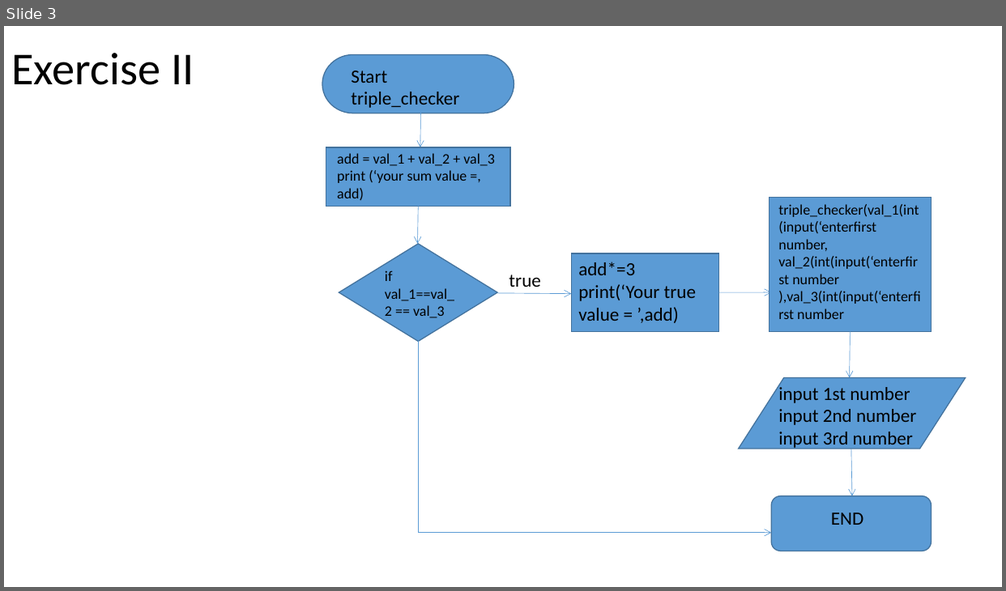
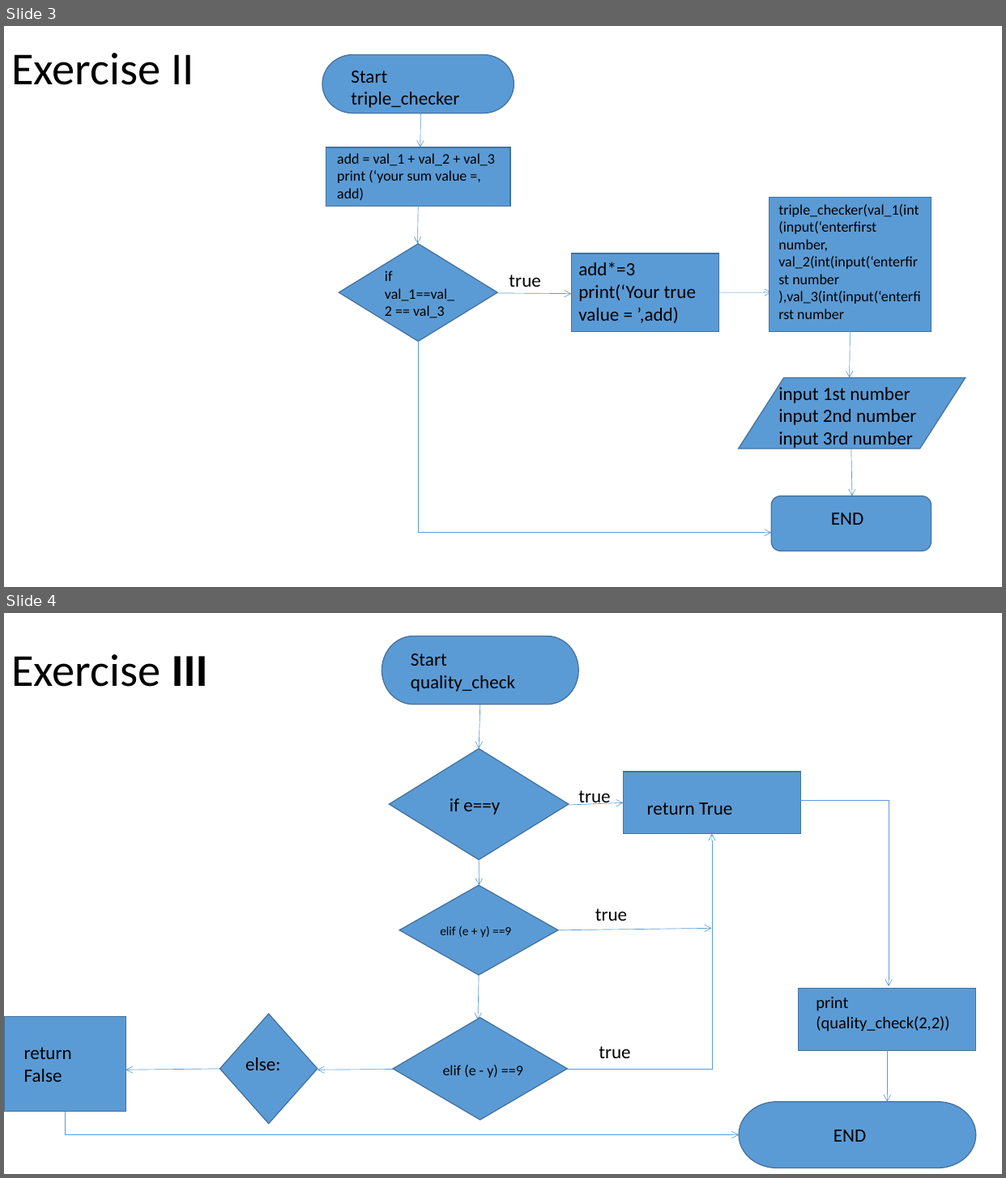
Before and after one commit to ehianeoigiagbepau/ehianeCSC102, a slide deck: flowchart for lab practice 1.pptx. Shown one above the other, each under a label of ours: slide 3 before the commit, slides 3 and 4 after it. The pictures are 1006x591 and 1006x1178 pixels, drawn with LibreOffice and Linux fonts; fonts in the diff are those of the drawing. Boxes give left, top, right and bottom in pixels: in the first picture for what was removed or moved away, otherwise in the second. Text is boxed around its words. In the diff, an @@ line names an element or a change of style, - is before the commit and + after.

```diff
--- a/flowchart for lab practice 1.pptx
+++ b/flowchart for lab practice 1.pptx
@@ slide 4 added at (x1=4, y1=613, x2=1002, y2=1174), background #FFFFFF @@
@@ pill shape added at (x1=382, y1=636, x2=579, y2=705), fill #5B9BD5, outline #43739E 1 pt @@
@@ title added at (x1=11, y1=654, x2=208, y2=687), 44 pt, text #000000 @@
+Exercise III
@@ text added at (x1=411, y1=653, x2=515, y2=692), 18 pt, text #000000 @@
+Start quality_check
@@ arrow added from (480, 705) to (479, 748), #5B9BD5 0.5 pt @@
@@ diamond added at (x1=390, y1=748, x2=569, y2=859), fill #5B9BD5, outline #43739E 1 pt @@
@@ rectangle added at (x1=623, y1=772, x2=800, y2=834), fill #5B9BD5, outline #43739E 1 pt @@
@@ text added at (x1=450, y1=798, x2=500, y2=815), 18 pt, text #000000 @@
+if e==y
@@ arrow added from (569, 806) to (623, 803), #5B9BD5 0.5 pt @@
@@ text added at (x1=578, y1=790, x2=610, y2=805), 18 pt, text #000000 @@
+true
@@ text added at (x1=647, y1=803, x2=732, y2=815), 18 pt, text #000000 @@
+return True
@@ elbow arrow added from (800, 801) to (889, 986), #5B9BD5 0.5 pt @@
@@ elbow arrow added from (568, 1069) to (712, 834), #5B9BD5 0.5 pt @@
@@ arrow added from (479, 860) to (479, 885), #5B9BD5 0.5 pt @@
@@ diamond added at (x1=399, y1=885, x2=558, y2=975), fill #5B9BD5, outline #43739E 1 pt @@
@@ text added at (x1=440, y1=926, x2=511, y2=938), 12 pt, text #000000 @@
+elif (e + y) ==9
@@ arrow added from (558, 931) to (711, 928), #5B9BD5 0.5 pt @@
@@ text added at (x1=595, y1=909, x2=627, y2=921), 18 pt, text #000000 @@
+true
@@ arrow added from (479, 975) to (478, 1020), #5B9BD5 0.5 pt @@
@@ rectangle added at (x1=799, y1=989, x2=977, y2=1051), fill #5B9BD5, outline #43739E 1 pt @@
@@ text added at (x1=816, y1=997, x2=949, y2=1032), 16 pt, text #000000 @@
+print (quality_check(2,2))
@@ rectangle added at (x1=4, y1=1016, x2=126, y2=1112), fill #5B9BD5, outline #43739E 1 pt @@
@@ diamond added at (x1=219, y1=1014, x2=317, y2=1124), fill #5B9BD5, outline #43739E 1 pt @@
@@ diamond added at (x1=394, y1=1018, x2=568, y2=1121), fill #5B9BD5, outline #43739E 1 pt @@
@@ text added at (x1=24, y1=1047, x2=72, y2=1082), 18 pt, text #000000 @@
+return
+False
@@ text added at (x1=599, y1=1046, x2=630, y2=1059), 18 pt, text #000000 @@
+true
@@ arrow added from (219, 1069) to (126, 1071), #5B9BD5 0.5 pt @@
@@ text added at (x1=245, y1=1058, x2=280, y2=1071), 18 pt, text #000000 @@
+else:
@@ arrow added from (394, 1070) to (317, 1071), #5B9BD5 0.5 pt @@
@@ text added at (x1=443, y1=1065, x2=523, y2=1078), 14 pt, text #000000 @@
+elif (e - y) ==9
@@ arrow added from (888, 1051) to (888, 1102), #5B9BD5 0.5 pt @@
@@ elbow arrow added from (65, 1112) to (739, 1135), #5B9BD5 0.5 pt @@
@@ pill shape added at (x1=739, y1=1102, x2=977, y2=1168), fill #5B9BD5, outline #43739E 1 pt @@
@@ text added at (x1=833, y1=1130, x2=866, y2=1142), 18 pt, text #000000 @@
+END
```
Also in this commit, not shown: 1 slide changed, 2 other slides added.
